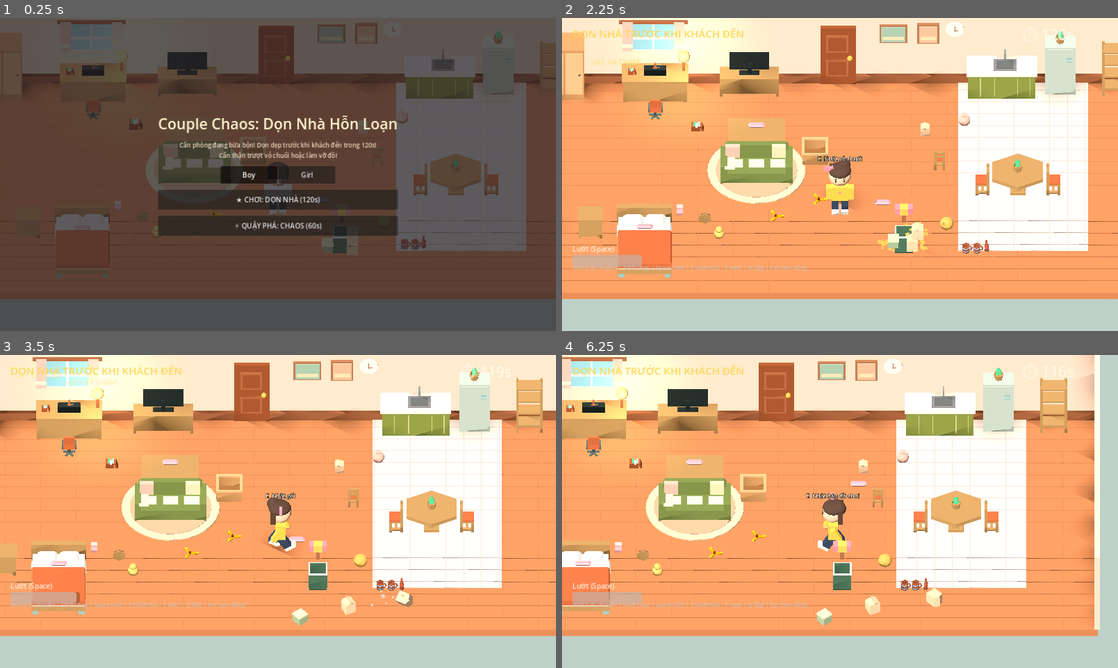
Above: before the commit, frames 1-4 (two rows, left to right).
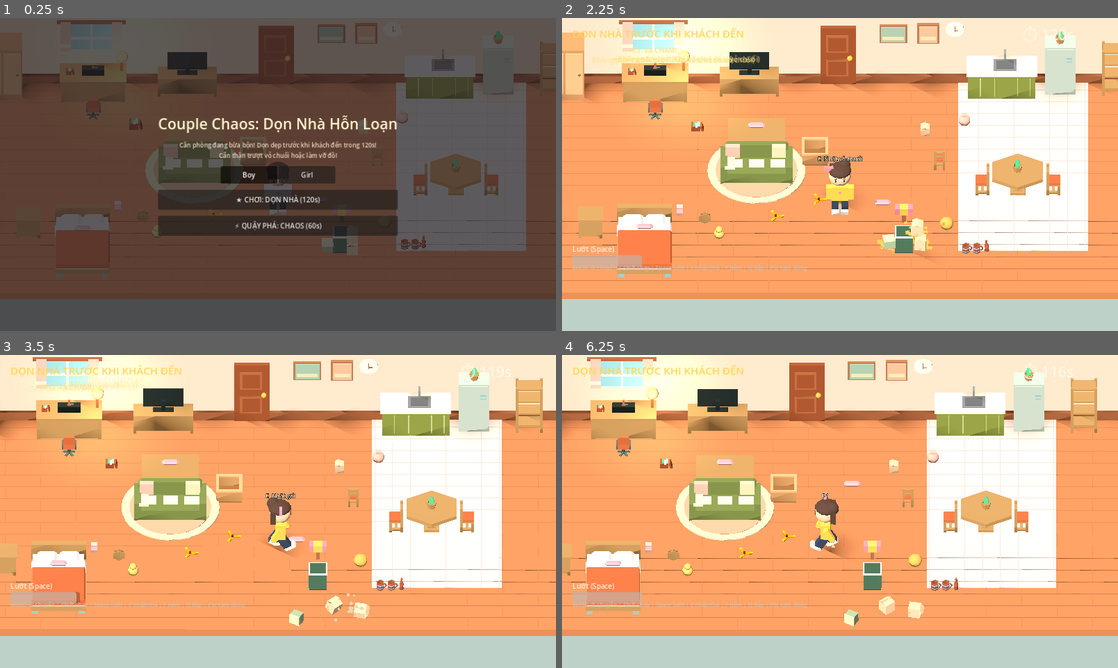
Above: after the commit, the same moments.

Repository: thanh-pham2k/3d-asset-demo
Game: Godot game, scene res://scenes/main.tscn
The game is run twice, just before and just after one commit, with the same random seed, the same clock (stepped at 60 frames per second) and the same inputs. Sound files missing from this copy of the repository are replaced by a short silence.
Inputs:
- Up to frame 1 (0.25 s): no input
- Up to frame 2 (2.25 s): click "Boy" at 0.5 s; click "Girl" at 1.25 s; click "★ CHƠI: DỌN NHÀ (120s)" at 2 s
- Up to frame 3 (3.5 s): tap Enter at 2.75 s; hold D (p1_right) from 2.78 s (still down); tap Space (p1_dash) at 2.85 s
- Up to frame 4 (6.25 s): release D (p1_right) at 3.53 s; hold S (p1_down) 3.53-4.28 s; tap one key every 0.75 s from 3.6 s: E (p1_interact) Q (p1_swing) F (p1_throw) Shift; hold D (p1_right) 4.28-5.03 s; hold W (p1_up) 5.03-5.78 s; hold A (p1_left) from 5.78 s (still down)

The runs differ from the first frame. In frame 1, less than 0.1% of the frame differs, in the area x 43-48%, y 46-48%; in frame 2, 0.9%; in frame 3, 1.8%; in frame 4, 33%, in the area x 0-100%, y 0-90%.

Commit message:
fix(cleaning): fix basket and trash bin deposits and interactions
- add physical static body colliders to basket and trash bin so thrown items stay inside
- implement PlacementZone.deposit_held_item() for controlled E interaction
- update PlayerController.find_target() to detect nearby placement zones and highlight them
- update interaction prompts to dynamic 'E Bỏ vào giỏ' / 'E Bỏ rác vào thùng'
- add floating text UI alerts on successful deposit or rejected item
- expand placement_zone_test.gd with direct deposit, rejection, and removal tests

Diff:
--- a/scripts/cleaning/placement_zone.gd
+++ b/scripts/cleaning/placement_zone.gd
@@ -16,6 +16,7 @@
 var items_inside: Array[Node3D] = []
 var trigger_area: Area3D
 var visual: Node3D
+var highlight_mesh: MeshInstance3D
 
 var _candidates: Dictionary = {}
 var _rejected_cooldowns: Dictionary = {}
@@ -37,16 +38,18 @@
  var box := BoxShape3D.new()
  match zone_type:
   "basket":
-   box.size = Vector3(0.75, 0.50, 0.75)
-   col.position.y = 0.25
+   box.size = Vector3(0.68, 0.48, 0.68)
+   col.position.y = 0.24
    _build_basket_visual()
+   _build_basket_colliders()
   "trash":
-   box.size = Vector3(0.60, 0.75, 0.60)
-   col.position.y = 0.35
+   box.size = Vector3(0.52, 0.68, 0.52)
+   col.position.y = 0.34
    _build_trash_visual()
+   _build_trash_colliders()
   "sofa_slot":
    box.size = Vector3(0.50, 0.40, 0.45)
-   col.position.y = 0.15
+   col.position.y = 0.18
    _build_sofa_slot_visual()
   _:
    box.size = Vector3(0.6, 0.4, 0.6)
@@ -62,51 +65,148 @@
    _rejected_cooldowns[body.get_instance_id()] = 1.0
    invalid_item_entered.emit(body, "wrong_item")
    _bounce_out_rejected_item(body)
+   var ui = get_tree().get_first_node_in_group("game_ui")
+   if ui and ui.has_method("_spawn_floating_text"):
+    ui._spawn_floating_text("Không phải rác! (Chỉ bỏ chai, cốc, vỏ chuối)")
 
 func _build_basket_visual() -> void:
- # Cozy rectangular wicker basket
  var wicker := Color("c99763")
  var wicker_dark := Color("9c6b3e")
  var rim := Color("dfb180")
 
- # Base floor
- Art.box(visual, Vector3(0, 0.04, 0), Vector3(0.70, 0.04, 0.70), wicker_dark)
- # 4 Walls
+ Art.box(visual, Vector3(0, 0.03, 0), Vector3(0.70, 0.04, 0.70), wicker_dark)
  Art.box(visual, Vector3(0, 0.22, 0.33), Vector3(0.70, 0.36, 0.06), wicker)
  Art.box(visual, Vector3(0, 0.22, -0.33), Vector3(0.70, 0.36, 0.06), wicker)
  Art.box(visual, Vector3(0.33, 0.22, 0), Vector3(0.06, 0.36, 0.60), wicker)
  Art.box(visual, Vector3(-0.33, 0.22, 0), Vector3(0.06, 0.36, 0.60), wicker)
- # Top Rim
  Art.box(visual, Vector3(0, 0.41, 0.33), Vector3(0.74, 0.05, 0.08), rim)
  Art.box(visual, Vector3(0, 0.41, -0.33), Vector3(0.74, 0.05, 0.08), rim)
  Art.box(visual, Vector3(0.33, 0.41, 0), Vector3(0.08, 0.05, 0.66), rim)
  Art.box(visual, Vector3(-0.33, 0.41, 0), Vector3(0.08, 0.05, 0.66), rim)
 
+ highlight_mesh = Art.box(visual, Vector3(0, 0.42, 0), Vector3(0.78, 0.02, 0.78), Color("ffe082"))
+ highlight_mesh.visible = false
+
+func _build_basket_colliders() -> void:
+ # Solid physical side walls so thrown items stay in basket
+ Art.solid(self, Vector3(0, 0.02, 0), Vector3(0.70, 0.04, 0.70))
+ Art.solid(self, Vector3(0, 0.20, 0.34), Vector3(0.70, 0.36, 0.06))
+ Art.solid(self, Vector3(0, 0.20, -0.34), Vector3(0.70, 0.36, 0.06))
+ Art.solid(self, Vector3(0.34, 0.20, 0), Vector3(0.06, 0.36, 0.62))
+ Art.solid(self, Vector3(-0.34, 0.20, 0), Vector3(0.06, 0.36, 0.62))
+
 func _build_trash_visual() -> void:
- # Stylized recycling / trash can
  var body_color := Color("4a705b")
  var lid_color := Color("334d3f")
  var liner_color := Color("eae6df")
 
- # Base & walls
- Art.box(visual, Vector3(0, 0.04, 0), Vector3(0.50, 0.04, 0.50), lid_color)
+ Art.box(visual, Vector3(0, 0.03, 0), Vector3(0.50, 0.04, 0.50), lid_color)
  Art.box(visual, Vector3(0, 0.32, 0.23), Vector3(0.50, 0.56, 0.05), body_color)
  Art.box(visual, Vector3(0, 0.32, -0.23), Vector3(0.50, 0.56, 0.05), body_color)
  Art.box(visual, Vector3(0.23, 0.32, 0), Vector3(0.05, 0.56, 0.42), body_color)
  Art.box(visual, Vector3(-0.23, 0.32, 0), Vector3(0.05, 0.56, 0.42), body_color)
- # White bag liner fold
  Art.box(visual, Vector3(0, 0.58, 0.24), Vector3(0.52, 0.05, 0.04), liner_color)
  Art.box(visual, Vector3(0, 0.58, -0.24), Vector3(0.52, 0.05, 0.04), liner_color)
  Art.box(visual, Vector3(0.24, 0.58, 0), Vector3(0.04, 0.05, 0.46), liner_color)
  Art.box(visual, Vector3(-0.24, 0.58, 0), Vector3(0.04, 0.05, 0.46), liner_color)
 
+ highlight_mesh = Art.box(visual, Vector3(0, 0.60, 0), Vector3(0.56, 0.02, 0.56), Color("a7f3d0"))
+ highlight_mesh.visible = false
+
+func _build_trash_colliders() -> void:
+ # Solid physical side walls so thrown items stay in trash can
+ Art.solid(self, Vector3(0, 0.02, 0), Vector3(0.50, 0.04, 0.50))
+ Art.solid(self, Vector3(0, 0.30, 0.24), Vector3(0.50, 0.56, 0.05))
+ Art.solid(self, Vector3(0, 0.30, -0.24), Vector3(0.50, 0.56, 0.05))
+ Art.solid(self, Vector3(0.24, 0.30, 0), Vector3(0.05, 0.56, 0.44))
+ Art.solid(self, Vector3(-0.24, 0.30, 0), Vector3(0.05, 0.56, 0.44))
+
 func _build_sofa_slot_visual() -> void:
- # Translucent soft pad on sofa
- var pad := Art.box(visual, Vector3(0, 0.015, 0), Vector3(0.42, 0.03, 0.35), Color(0.95, 0.88, 0.78, 0.45))
- var border := Art.box(visual, Vector3(0, 0.02, 0), Vector3(0.45, 0.015, 0.38), Color("8b9e59"))
+ Art.box(visual, Vector3(0, 0.015, 0), Vector3(0.42, 0.03, 0.35), Color(0.95, 0.88, 0.78, 0.45))
+ highlight_mesh = Art.box(visual, Vector3(0, 0.025, 0), Vector3(0.46, 0.015, 0.39), Color("fde68a"))
+ highlight_mesh.visible = false
+
+func highlight(active: bool) -> void:
+ if is_instance_valid(highlight_mesh):
+  highlight_mesh.visible = active
+
+func deposit_held_item(item: Node3D, player: Node3D) -> bool:
+ if not is_instance_valid(item): return false
+ var kind: String = item.get("prop_kind") if "prop_kind" in item else ""
+
+ if not accepted_prop_kinds.has(kind):
+  var fx = get_tree().get_first_node_in_group("chaos_feedback")
+  if fx: fx.play_event("bonk", global_position)
+  var ui = get_tree().get_first_node_in_group("game_ui")
+  if ui and ui.has_method("_spawn_floating_text"):
+   if zone_type == "trash":
+    ui._spawn_floating_text("Không phải rác! (Chỉ bỏ chai, cốc, vỏ chuối)")
+   else:
+    ui._spawn_floating_text("Không thể đặt vật này vào đây!")
+  return false
+
+ if is_full():
+  var ui = get_tree().get_first_node_in_group("game_ui")
+  if ui and ui.has_method("_spawn_floating_text"):
+   ui._spawn_floating_text("Nơi này đã đầy!")
+  return false
+
+ # Calculate deposit target position
+ var target_pos := global_position
+ match zone_type:
+  "basket":
+   var rx := randf_range(-0.10, 0.10)
+   var rz := randf_range(-0.10, 0.10)
+   target_pos = global_position + Vector3(rx, 0.12 + items_inside.size() * 0.06, rz)
+  "trash":
+   var rx := randf_range(-0.06, 0.06)
+   var rz := randf_range(-0.06, 0.06)
+   target_pos = global_position + Vector3(rx, 0.20 + items_inside.size() * 0.06, rz)
+  "sofa_slot":
+   target_pos = global_position + snap_position
+
+ # Release from player and place
+ if item is CharacterBody3D:
+  item.state = item.State.IDLE if "State" in item else 0
+  item.holder = null
+  item.collision_layer = 4
+  item.collision_mask = 7
+  item.velocity = Vector3.ZERO
+  item.global_position = target_pos
+  if "visual" in item and is_instance_valid(item.visual) and snap_items:
+   item.visual.rotation = snap_rotation
+ elif item is RigidBody3D:
+  item.held = false
+  item.holder = null
+  item.collision_layer = 4
+  item.collision_mask = 7
+  item.linear_velocity = Vector3.ZERO
+  item.angular_velocity = Vector3.ZERO
+  item.global_position = target_pos
+  item.freeze = snap_items
+
+ player.held_pillow = null
+
+ if not items_inside.has(item):
+  items_inside.append(item)
+  item_placed.emit(item, self)
+  count_changed.emit(items_inside.size(), capacity)
+
+ _play_placement_feedback(item)
+
+ var msg := ""
+ match zone_type:
+  "basket": msg = "Đã bỏ vào giỏ!"
+  "trash": msg = "Đã bỏ rác!"
+  "sofa_slot": msg = "Đã xếp gối lên sofa!"
+
+ var ui = get_tree().get_first_node_in_group("game_ui")
+ if ui and ui.has_method("_spawn_floating_text"):
+  ui._spawn_floating_text(msg)
+
+ return true
 
 func _physics_process(delta: float) -> void:
- # Update reject cooldowns
  var to_erase := []
  for k in _rejected_cooldowns:
   _rejected_cooldowns[k] -= delta
@@ -121,7 +221,6 @@
  for body in overlapping:
   if not is_instance_valid(body) or not (body is Node3D): continue
 
-  # If held by player, it is not placed yet!
   var is_held: bool = body.get("held") == true or body.get("state") == 1
   if is_held:
    if items_inside.has(body):
@@ -133,22 +232,23 @@
 
   var kind: String = body.get("prop_kind") if "prop_kind" in body else ""
 
-  # Check if accepted
   if not accepted_prop_kinds.has(kind):
    if zone_type == "trash" and not _rejected_cooldowns.has(body.get_instance_id()):
     _rejected_cooldowns[body.get_instance_id()] = 1.0
     invalid_item_entered.emit(body, "wrong_item")
     _bounce_out_rejected_item(body)
+    var ui = get_tree().get_first_node_in_group("game_ui")
+    if ui and ui.has_method("_spawn_floating_text"):
+     ui._spawn_floating_text("Không phải rác! (Chỉ bỏ chai, cốc, vỏ chuối)")
    continue
 
-  # Check resting velocity
   var speed := 0.0
   if body is RigidBody3D: speed = body.linear_velocity.length()
   elif body is CharacterBody3D and "velocity" in body: speed = body.velocity.length()
 
   if speed < 1.8:
    _candidates[body] = _candidates.get(body, 0.0) + delta
-   if _candidates[body] >= 0.10: # settled
+   if _candidates[body] >= 0.08:
     if not items_inside.has(body) and items_inside.size() < capacity:
      items_inside.append(body)
      item_placed.emit(body, self)
@@ -156,6 +256,14 @@
      _play_placement_feedback(body)
      if snap_items:
       _snap_item(body)
+     var msg := ""
+     match zone_type:
+      "basket": msg = "Đã bỏ vào giỏ!"
+      "trash": msg = "Đã bỏ rác!"
+      "sofa_slot": msg = "Đã xếp gối lên sofa!"
+     var ui = get_tree().get_first_node_in_group("game_ui")
+     if ui and ui.has_method("_spawn_floating_text"):
+      ui._spawn_floating_text(msg)
   else:
    _candidates[body] = 0.0
 
@@ -185,7 +293,7 @@
  var fx = get_tree().get_first_node_in_group("chaos_feedback")
  if fx: fx.play_event("bonk", body.global_position)
 
- var impulse := Vector3(randf_range(-1.2, 1.2), 3.8, randf_range(1.0, 2.5))
+ var impulse := Vector3(randf_range(-1.0, 1.0), 3.8, randf_range(1.0, 2.2))
  if body is RigidBody3D:
   body.apply_central_impulse(impulse * body.mass)
  elif body is CharacterBody3D and "velocity" in body:
@@ -202,3 +310,6 @@
 
 func is_full() -> bool:
  return items_inside.size() >= capacity
+
+func accepts_prop(kind: String) -> bool:
+ return accepted_prop_kinds.has(kind)
--- a/scripts/game_ui.gd
+++ b/scripts/game_ui.gd
@@ -37,6 +37,7 @@
 }
 
 func _ready() -> void:
+ add_to_group("game_ui")
  process_mode = Node.PROCESS_MODE_ALWAYS
  build_ui()
  show_main_menu()
--- a/scripts/player_controller.gd
+++ b/scripts/player_controller.gd
@@ -22,6 +22,7 @@
 var knockback_fx_timer := 0.0
 var dizzy_fx_pending := false
 var target: Node3D
+var target_zone: Node3D = null
 var prompt_label: Label3D
 @export var config: PlayerConfig = PlayerConfig.new()
 var animation_controller: Node
@@ -185,6 +186,19 @@
  find_target()
  if Input.is_action_just_pressed(prefix + "interact") and interaction_cooldown <= 0:
   if held_pillow:
+   if is_instance_valid(target_zone) and target_zone.has_method("deposit_held_item"):
+    var deposited: bool = target_zone.deposit_held_item(held_pillow, self)
+    interaction_cooldown = 0.25
+    if deposited:
+     if target_zone.has_method("highlight"):
+      target_zone.highlight(false)
+     target_zone = null
+     return
+    else:
+     return
+   if is_instance_valid(target_zone) and target_zone.has_method("highlight"):
+    target_zone.highlight(false)
+   target_zone = null
    held_pillow.drop_from(self)
    interaction_cooldown = 0.25
   elif target:
@@ -211,6 +225,9 @@
    var cam = get_viewport().get_camera_3d()
    if cam and cam.has_method("add_trauma"): cam.add_trauma(0.38)
  if Input.is_action_just_pressed(prefix + "throw") and held_pillow:
+  if is_instance_valid(target_zone) and target_zone.has_method("highlight"):
+   target_zone.highlight(false)
+  target_zone = null
   held_pillow.throw_from(self)
   throw_anim = 0.35
   visual.scale = Vector3(0.9, 1.15, 0.9)
@@ -220,17 +237,57 @@
 
 func find_target() -> void:
  target = null
- var nearest := 1.1
- for item in get_tree().get_nodes_in_group("interactables"):
-  if not item.available(self): continue
-  var distance: float = global_position.distance_to(item.global_position)
-  if distance < nearest:
-   nearest = distance
-   target = item
  var key = "E" if player_id == 1 else "Enter"
- if held_pillow: prompt_label.text = ("F" if player_id == 1 else "Right Ctrl") + (" ném · Q đập · E thả" if held_pillow.prop_kind == "hammer" else " ném · E thả")
- elif target: prompt_label.text = key + "  " + target.prompt(self)
- else: prompt_label.text = "P%d" % player_id
+ var throw_key = "F" if player_id == 1 else "Right Ctrl"
+
+ if held_pillow:
+  var prev_zone = target_zone
+  target_zone = null
+  var nearest_zone_dist := 1.7
+  var zones = get_tree().get_nodes_in_group("placement_zones")
+  for zone in zones:
+   var d: float = global_position.distance_to(zone.global_position)
+   if d < nearest_zone_dist:
+    nearest_zone_dist = d
+    target_zone = zone
+
+  if prev_zone and prev_zone != target_zone and is_instance_valid(prev_zone) and prev_zone.has_method("highlight"):
+   prev_zone.highlight(false)
+
+  if target_zone:
+   var kind: String = held_pillow.get("prop_kind") if "prop_kind" in held_pillow else ""
+   var accepts: bool = target_zone.has_method("accepts_prop") and target_zone.accepts_prop(kind)
+   if target_zone.has_method("highlight"):
+    target_zone.highlight(accepts)
+   if accepts:
+    var action_text := "Bỏ vào giỏ"
+    var ztype: String = target_zone.get("zone_type") if "zone_type" in target_zone else ""
+    if ztype == "trash":
+     action_text = "Bỏ rác vào thùng"
+    elif ztype == "sofa_slot":
+     action_text = "Đặt gối lên sofa"
+    prompt_label.text = "%s  %s · %s ném" % [key, action_text, throw_key]
+   else:
+    var ztype: String = target_zone.get("zone_type") if "zone_type" in target_zone else ""
+    if ztype == "trash":
+     prompt_label.text = "Không phải rác! · %s ném" % [throw_key]
+    else:
+     prompt_label.text = "Không thể đặt vào đây · %s ném" % [throw_key]
+  else:
+   prompt_label.text = throw_key + (" ném · Q đập · E thả" if held_pillow.get("prop_kind") == "hammer" else " ném · E thả")
+ else:
+  if target_zone and is_instance_valid(target_zone) and target_zone.has_method("highlight"):
+   target_zone.highlight(false)
+  target_zone = null
+  var nearest := 1.1
+  for item in get_tree().get_nodes_in_group("interactables"):
+   if not item.available(self): continue
+   var distance: float = global_position.distance_to(item.global_position)
+   if distance < nearest:
+    nearest = distance
+    target = item
+  if target: prompt_label.text = key + "  " + target.prompt(self)
+  else: prompt_label.text = "P%d" % player_id
 
 func update_animation(move: float, running: bool) -> void:
  animation_controller.apply_state(move, running, held_pillow != null, throw_anim > 0, resting != null, resting != null and resting.kind == "bed", reaction > 0, time)
--- a/tests/placement_zone_test.gd
+++ b/tests/placement_zone_test.gd
@@ -97,7 +97,50 @@
  check(sofa_slot.is_full(), "sofa slot marked full with 1 pillow")
  check(pillow.global_position.distance_to(sofa_slot.global_position + sofa_slot.snap_position) < 0.05, "pillow snapped to designated slot position")
 
+ # 6. Test Direct Deposit via deposit_held_item
+ var player_script = load("res://scripts/player_controller.gd")
+ var player = player_script.new()
+ root.add_child(player)
+ player.global_position = Vector3(0, 0, 0.8) # near basket at (0, 0, 0)
+
+ var toy_held = PhysicsPropScript.new()
+ toy_held.prop_kind = "toy"
+ root.add_child(toy_held)
+ player.held_pillow = toy_held
+ toy_held.holder = player
+ toy_held.held = true
+
+ var dep_ok: bool = basket.deposit_held_item(toy_held, player)
+ check(dep_ok, "deposit_held_item into basket succeeded")
+ check(player.held_pillow == null, "player released held item after deposit")
+ check(basket.items_inside.has(toy_held), "deposited toy registered inside basket")
+ check(basket.get_item_count() == 1, "basket item count updated to 1")
+
+ # 7. Test Direct Deposit of invalid item into trash rejected
+ player.held_pillow = toy_held # pretend player is holding toy again
+ toy_held.holder = player
+ toy_held.held = true
+ basket.items_inside.erase(toy_held)
+
+ var trash_dep_fail: bool = trash.deposit_held_item(toy_held, player)
+ check(not trash_dep_fail, "deposit_held_item with invalid toy into trash returns false")
+ check(player.held_pillow == toy_held, "player still holds item after failed deposit")
+ check(not trash.items_inside.has(toy_held), "invalid item was not placed into trash")
+
+ # 8. Test Direct Deposit of valid trash (bottle) into trash
+ player.held_pillow = bottle
+ bottle.holder = player
+ bottle.held = true
+ trash.items_inside.erase(bottle)
+
+ var trash_dep_ok: bool = trash.deposit_held_item(bottle, player)
+ check(trash_dep_ok, "deposit_held_item with valid bottle into trash returns true")
+ check(player.held_pillow == null, "player released bottle after trash deposit")
+ check(trash.items_inside.has(bottle), "bottle registered inside trash")
+
  # Cleanup
+ player.queue_free()
+ toy_held.queue_free()
  basket.queue_free()
  trash.queue_free()
  sofa_slot.queue_free()
